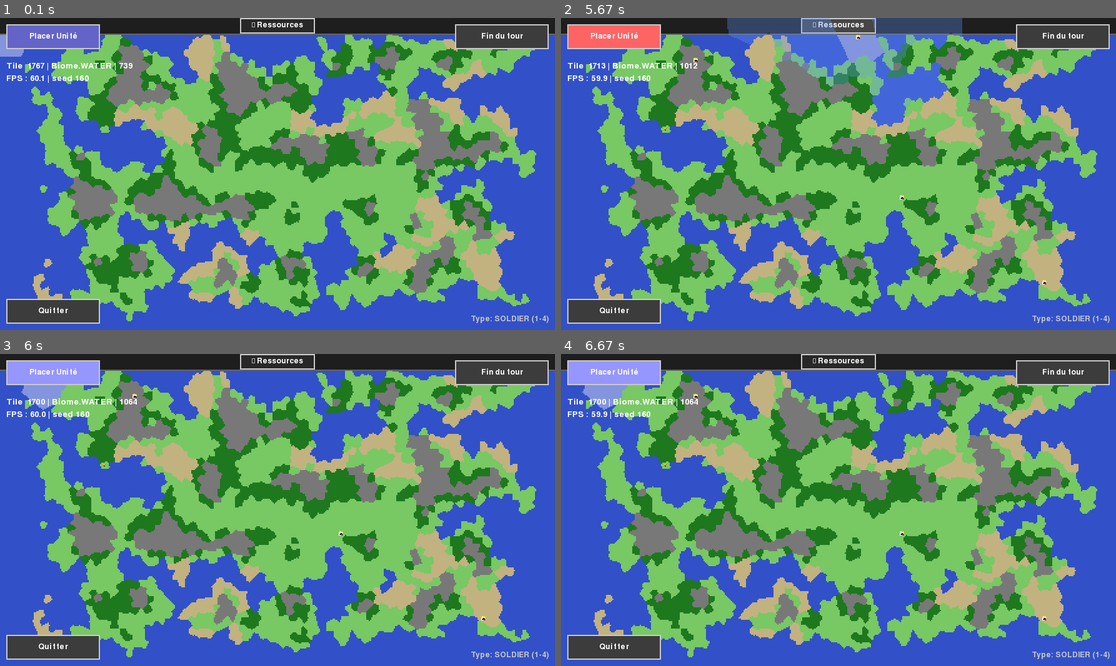
Above: before the commit, frames 1-4 (two rows, left to right).
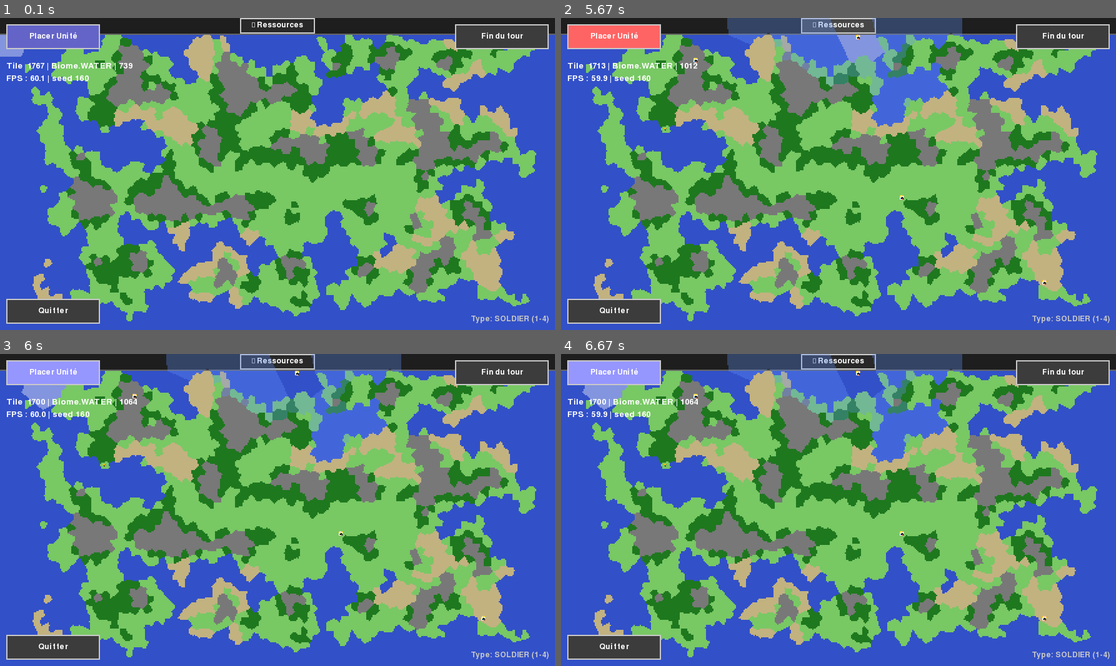
Above: after the commit, the same moments.

Repository: capdevillex/proj_info
Game: pygame game, started from run_project.py
Two runs of this game, one before a commit and one after it. Both use one fixed random seed, a clock stepped at 60 frames per second and the inputs below.
Inputs (mouse positions are in pixels of both pictures, inside the frame that each line leads up to):
- Up to frame 1 (0.1 s): no input
- Up to frame 2 (5.67 s): click "Placer Unité" at 0.38 s; click "Fin du tour" at 0.72 s; click "▼ Ressources" at 1.05 s; click "▲ Ressources" at 1.38 s; tap 2 at 1.67 s; tap 3 at 2 s; click (666, 127) at 2.38 s; tap 1 at 2.67, 5 s; tap 4 at 3 s; click (1043, 283) at 3.38 s; click (905, 202) at 3.72 s; click (694, 58) at 4.05 s; click "Fin du tour" at 4.38 s; click "▼ Ressources" at 4.72 s; click "▲ Ressources" at 5.38 s
- Up to frame 3 (6 s): click "Placer Unité" at 5.72 s
- Up to frame 4 (6.67 s): no input

Frames 1-2 are identical in both runs. In frame 3, 3.3% of the frame differs, in the area x 29-73%, y 0-29%; in frame 4, 3.3%.

Commit message:
fix movement

Diff:
--- a/core/game_engine.py
+++ b/core/game_engine.py
@@ -5,7 +5,7 @@
 from world.unit import Unit, UnitType
 from world.map import Map
 from world.biome import Biome
-from world.movement import MovementSystem  # ✨ Importer le système centralisé
+from core.systems.movement import Movement  # ✨ Importer le système centralisé
 
 
 class GameEngine:
@@ -20,7 +20,7 @@
         self.state = game_state
 
         # Systèmes de jeu
-        self.movement = MovementSystem  # ✨ Utiliser le système centralisé
+        self.movement = Movement  # ✨ Utiliser le système centralisé
         self.combat = Combat()
         self.economy = Economy()
         self.visibility = Visibility()
--- a/core/systems/movement.py
+++ b/core/systems/movement.py
@@ -1,81 +1,139 @@
-from world.movement import get_reachable_tiles
-from world.biome import Biome
+"""
+Module de gestion du mouvement des unités.
+
+Gère :
+- Calcul des distances entre tuiles (Tchebychev)
+- Détermination des zones accessibles pour une unité
+- Validation et exécution des mouvements
+- Toute la logique de mouvement est ici !
+"""
+
+from collections import deque
+from world.unit import Unit
+from world.map import Map
+from world.tile import Tile
 
 
 class Movement:
-    """Système de gestion des mouvements des unités."""
+    """
+    Système centralisé de gestion des mouvements d'unités.
 
-    def move(self, state, unit, target_tile_id):
+    Encapsule TOUTE la logique de mouvement :
+    - Calcul des distances
+    - Zones accessibles
+    - Validation des mouvements
+    - Exécution des mouvements
+    """
+
+    @staticmethod
+    def chebyshev_distance_grid(map_: Map, start_tile_id: int, max_distance: int) -> dict:
         """
-        Déplace une unité vers une tuile cible.
+        Calcule la distance de Tchebychev de chaque tuile par rapport à start_tile_id.
+
+        Distance de Tchebychev = max(|x1-x2|, |y1-y2|)
+        C'est parfait pour les grilles avec mouvements diagonaux !
 
         Args:
-            state: L'état du jeu
+            map_: L'objet Map
+            start_tile_id: ID de la tuile de départ
+            max_distance: Distance maximale à calculer
+
+        Returns:
+            dict: {tile_id: distance}
+        """
+        distances = {}
+        start_tile = map_.tiles[start_tile_id]
+        distances[start_tile_id] = 0
+        queue = deque([start_tile_id])
+
+        while queue:
+            current_tile_id = queue.popleft()
+            current_distance = distances[current_tile_id]
+
+            # Si on a atteint la distance max, on arrête pour cette branche
+            if current_distance >= max_distance:
+                continue
+
+            # Vérifier les tuiles voisines
+            current_tile = map_.tiles[current_tile_id]
+            for neighbor_tile_id in current_tile.neighbors:
+                if neighbor_tile_id not in distances:
+                    distances[neighbor_tile_id] = current_distance + 1
+                    queue.append(neighbor_tile_id)
+
+        return distances
+
+    @staticmethod
+    def get_reachable_tiles(map_: Map, unit: Unit) -> set:
+        """
+        Récupère toutes les tuiles accessibles pour une unité donnée.
+
+        Args:
+            map_: L'objet Map
+            unit: L'unité à vérifier
+
+        Returns:
+            set: IDs des tuiles accessibles
+        """
+        if not unit.can_move():
+            return set()
+
+        distances = Movement.chebyshev_distance_grid(map_, unit.tile_id, unit.max_distance)
+
+        # Retourner toutes les tuiles à distance <= max_distance
+        # on fait le tri des cases où on ne peut pas aller (eau/unité déjà présente)
+        reachable = {
+            tile_id
+            for tile_id, distance in distances.items()
+            if distance <= unit.max_distance
+            and distance > 0
+            and not map_.tiles[tile_id].has_units()
+            and (unit.water_affinity or not map_.tiles[tile_id].is_water())
+        }
+
+        return reachable
+
+    @staticmethod
+    def execute_move(map_: Map, unit: Unit, target_tile_id: int) -> bool:
+        """
+        EXÉCUTE le mouvement d'une unité.
+
+        Étapes :
+        1. Vérifier que l'unité peut bouger
+        2. Vérifier que la tuile cible est accessible
+        3. Retirer l'unité de son ancienne tuile
+        4. Ajouter l'unité à la nouvelle tuile
+        5. Marquer l'unité comme ayant bougé
+
+        Args:
+            map_: L'objet Map
             unit: L'unité à déplacer
             target_tile_id: ID de la tuile de destination
 
         Returns:
-            True si le mouvement a réussi, False sinon
+            bool: True si le mouvement a réussi, False sinon
         """
-        # Vérifier que la tuile cible existe
-        target_tile = state.map.tiles.get(target_tile_id)
-        if not target_tile:
-            print(f"❌ Tuile {target_tile_id} inexistante")
+
+        # Vérifier que l'unité peut bouger
+        if not unit.can_move():
+            print(f"❌ L'unité {unit.id} ne peut pas bouger ce tour")
             return False
 
-        # Vérifier si le mouvement est valide
-        if not self.is_valid_move(state, unit, target_tile_id):
+        # vérifier que la nouvelle tuile est accessible
+
+        if not (target_tile_id in Movement.get_reachable_tiles(map_, unit)):
             return False
 
-        # Retirer l'unité de l'ancienne tuile
-        old_tile = state.map.tiles.get(unit.tile_id)
-        if old_tile:
-            old_tile.remove_unit(unit)
+        #  Retirer de l'ancienne tuile
+        old_tile = map_.tiles[unit.tile_id]
+        old_tile.remove_unit(unit)
 
-        # Déplacer l'unité
+        #Ajouter à la nouvelle tuile
+        new_tile = map_.tiles[target_tile_id]
+        new_tile.add_unit(unit)
+
+        # Marquer comme ayant bougé
         unit.move_to_tile(target_tile_id)
 
-        # Ajouter l'unité à la nouvelle tuile
-        target_tile.add_unit(unit)
-
+        print(f"✅ Unité {unit.id} déplacée vers tuile {target_tile_id}")
         return True
-
-    def is_valid_move(self, game_state, unit, target_tile_id):
-        """
-        Vérifie si le mouvement est valide.
-
-        Args:
-            game_state: L'état du jeu
-            unit: L'unité qui veut se déplacer
-            target_tile_id: ID de la tuile de destination
-
-        Returns:
-            True si le mouvement est valide, False sinon
-        """
-        # Vérifier que l'unité peut bouger
-        if not unit.can_move():
-            print(f"❌ L'unité {unit.id} a déjà bougé ce tour")
-            return False
-
-        # Vérifier que la tuile cible existe
-        target_tile = game_state.map.tiles.get(target_tile_id)
-        if not target_tile:
-            return False
-
-        # Vérifier que la tuile n'est pas déjà occupée
-        if target_tile.has_units():
-            print(f"❌ La tuile {target_tile_id} est déjà occupée")
-            return False
-
-        # Vérifier que l'unité peut aller sur l'eau si nécessaire
-        if target_tile.biome == Biome.WATER and not unit.water_affinity:
-            print(f"❌ L'unité ne peut pas aller sur l'eau")
-            return False
-
-        # Vérifier que la tuile est accessible (distance)
-        reachable = get_reachable_tiles(game_state.map, unit)
-        if target_tile_id not in reachable:
-            print(f"❌ La tuile {target_tile_id} est trop loin (max: {unit.max_distance})")
-            return False
-
-        return True
--- a/ui/main.py
+++ b/ui/main.py
@@ -15,7 +15,7 @@
 from world.unit import Unit, UnitType
 from world.biome import Biome
 from world.selector import UnitSelector
-from world.movement import MovementSystem
+from core.systems.movement import Movement
 
 pygame.init()
 
@@ -196,7 +196,7 @@
         # ✅ Affichage des zones accessibles
         if unit_selector.is_unit_selected():
             # ✨ Utiliser MovementSystem pour obtenir les tuiles accessibles
-            reachable = MovementSystem.get_reachable_tiles(game_map, unit_selector.selected_unit)
+            reachable = Movement.get_reachable_tiles(game_map, unit_selector.selected_unit)
             renderer.render_reachable_tiles(screen, game_map, camera, tile_size, reachable)
 
         # Afficher le type d'unité sélectionné (positionné en bas à droite)
--- a/world/movement.py
+++ /dev/null
@@ -1,147 +0,0 @@
-"""
-Module de gestion du mouvement des unités.
-
-Gère :
-- Calcul des distances entre tuiles (Tchebychev)
-- Détermination des zones accessibles pour une unité
-- Validation et exécution des mouvements
-- Toute la logique de mouvement est ici !
-"""
-
-from collections import deque
-from world.unit import Unit
-from world.map import Map
-from world.tile import Tile
-
-
-class MovementSystem:
-    """
-    Système centralisé de gestion des mouvements d'unités.
-
-    Encapsule TOUTE la logique de mouvement :
-    - Calcul des distances
-    - Zones accessibles
-    - Validation des mouvements
-    - Exécution des mouvements
-    """
-
-    @staticmethod
-    def chebyshev_distance_grid(map_: Map, start_tile_id: int, max_distance: int) -> dict:
-        """
-        Calcule la distance de Tchebychev de chaque tuile par rapport à start_tile_id.
-
-        Distance de Tchebychev = max(|x1-x2|, |y1-y2|)
-        C'est parfait pour les grilles avec mouvements diagonaux !
-
-        Args:
-            map_: L'objet Map
-            start_tile_id: ID de la tuile de départ
-            max_distance: Distance maximale à calculer
-
-        Returns:
-            dict: {tile_id: distance}
-        """
-        distances = {}
-        start_tile = map_.tiles[start_tile_id]
-        distances[start_tile_id] = 0
-        queue = deque([start_tile_id])
-
-        while queue:
-            current_tile_id = queue.popleft()
-            current_distance = distances[current_tile_id]
-
-            # Si on a atteint la distance max, on arrête pour cette branche
-            if current_distance >= max_distance:
-                continue
-
-            # Vérifier les tuiles voisines
-            current_tile = map_.tiles[current_tile_id]
-            for neighbor_tile_id in current_tile.neighbors:
-                if neighbor_tile_id not in distances:
-                    distances[neighbor_tile_id] = current_distance + 1
-                    queue.append(neighbor_tile_id)
-
-        return distances
-
-    @staticmethod
-    def get_reachable_tiles(map_: Map, unit: Unit) -> set:
-        """
-        Récupère toutes les tuiles accessibles pour une unité donnée.
-
-        Args:
-            map_: L'objet Map
-            unit: L'unité à vérifier
-
-        Returns:
-            set: IDs des tuiles accessibles
-        """
-        if not unit.can_move():
-            return set()
-
-        distances = MovementSystem.chebyshev_distance_grid(map_, unit.tile_id, unit.max_distance)
-
-        # Retourner toutes les tuiles à distance <= max_distance
-        # on fait le tri des cases où on ne peut pas aller (eau/unité déjà présente)
-        reachable = {
-            tile_id
-            for tile_id, distance in distances.items()
-            if distance <= unit.max_distance
-            and distance > 0
-            and not map_.tiles[tile_id].has_units()
-            and (unit.water_affinity or not map_.tiles[tile_id].is_water())
-        }
-
-        return reachable
-
-    @staticmethod
-    def execute_move(map_: Map, unit: Unit, target_tile_id: int) -> bool:
-        """
-        EXÉCUTE le mouvement d'une unité.
-
-        Étapes :
-        1. Vérifier que l'unité peut bouger
-        2. Vérifier que la tuile cible est accessible
-        3. Retirer l'unité de son ancienne tuile
-        4. Ajouter l'unité à la nouvelle tuile
-        5. Marquer l'unité comme ayant bougé
-
-        Args:
-            map_: L'objet Map
-            unit: L'unité à déplacer
-            target_tile_id: ID de la tuile de destination
-
-        Returns:
-            bool: True si le mouvement a réussi, False sinon
-        """
-
-        # Vérifier que l'unité peut bouger
-        if not unit.can_move():
-            print(f"❌ L'unité {unit.id} ne peut pas bouger ce tour")
-            return False
-
-        #  Retirer de l'ancienne tuile
-        old_tile = map_.tiles[unit.tile_id]
-        old_tile.remove_unit(unit)
-
-        #Ajouter à la nouvelle tuile
-        new_tile = map_.tiles[target_tile_id]
-        new_tile.add_unit(unit)
-
-        # Marquer comme ayant bougé
-        unit.move_to_tile(target_tile_id)
-
-        print(f"✅ Unité {unit.id} déplacée vers tuile {target_tile_id}")
-        return True
-
-
-# ============ RACCOURCIS POUR COMPATIBILITÉ =============
-# Ces fonctions libres permettent d'appeler le système directement
-
-def get_reachable_tiles(map_: Map, unit: Unit) -> set:
-    """Raccourci pour MovementSystem.get_reachable_tiles()"""
-    return MovementSystem.get_reachable_tiles(map_, unit)
-
-
-def move_unit(map_: Map, unit: Unit, target_tile_id: int) -> bool:
-    """Raccourci pour MovementSystem.execute_move()"""
-    return MovementSystem.execute_move(map_, unit, target_tile_id)
--- a/world/selector.py
+++ b/world/selector.py
@@ -7,7 +7,7 @@
 - Déplacement quand on clique sur une zone
 """
 
-from world.movement import get_reachable_tiles
+from core.systems.movement import Movement
 
 
 class UnitSelector:
@@ -36,7 +36,7 @@
 
         # Si l'unité peut bouger, calculer les zones accessibles
         if unit.can_move():
-            self.reachable_tiles = get_reachable_tiles(map_, unit)
+            self.reachable_tiles = Movement.get_reachable_tiles(map_, unit)
         else:
             self.reachable_tiles = set()
 
